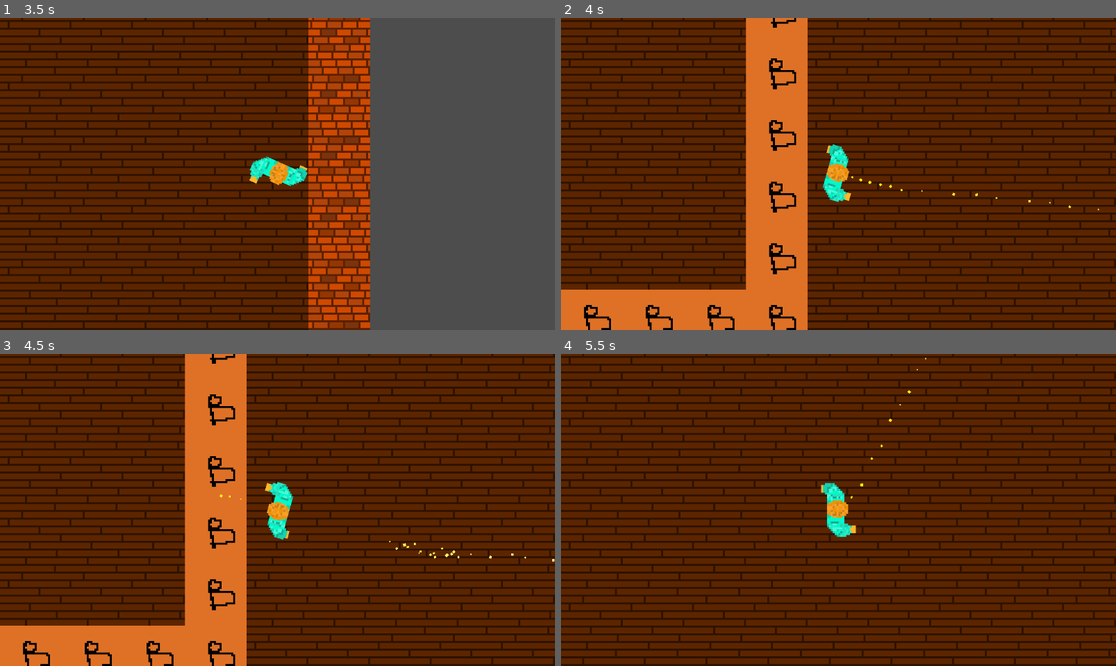
Above: before the commit, frames 1-4 (two rows, left to right).
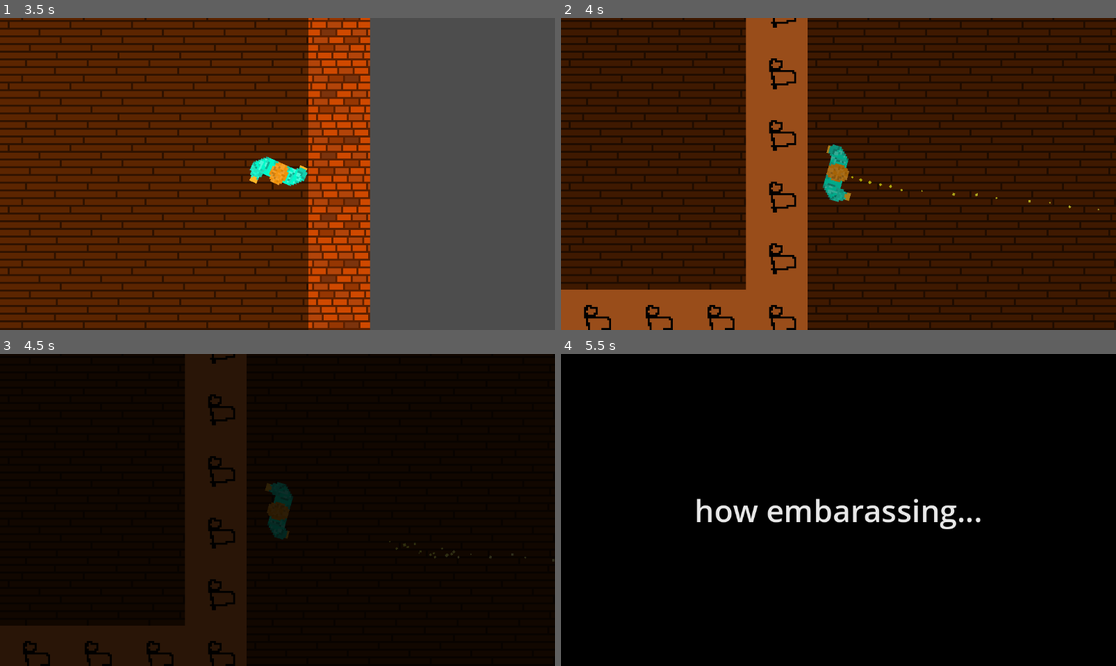
Above: after the commit, the same moments.

Repository: Jibby-Games/PizzaJam11
Game: Godot game, scene res://menu/intro.tscn
The game is run twice, just before and just after one commit, with the same random seed, the same clock (stepped at 60 frames per second) and the same inputs. The engine's default icon, where the game draws it, is replaced by a stand-in: a white triangle on a blue panel in a dark square.
Inputs (mouse positions are in pixels of both pictures, inside the frame that each line leads up to):
- Up to frame 1 (3.5 s): move the mouse to (399, 158) at 0.52 s; press the mouse at (399, 158) at 0.53 s; hold D (right) 0.53-1.28 s; move the mouse to (166, 189) at 1.27 s; release the mouse at (166, 189) at 1.28 s; hold S (down) 1.28-2.03 s; click (166, 189) at 1.35 s; move the mouse to (333, 105) at 2.02 s; press the mouse at (333, 105) at 2.03 s; hold D (right) 2.03-2.78 s; move the mouse to (249, 236) at 2.77 s; release the mouse at (249, 236) at 2.78 s; hold W (up) from 2.78 s (still down); click (249, 236) at 2.85 s
- Up to frame 2 (4 s): move the mouse to (1005, 220) at 3.52 s; release W (up) at 3.53 s; press the mouse at (1005, 220) at 3.53 s; hold A (left) from 3.53 s (still down)
- Up to frame 3 (4.5 s): keep holding A (left); move the mouse to (111, 463) at 4.27 s; release the mouse at (111, 463) at 4.28 s; click (111, 463) at 4.35 s
- Up to frame 4 (5.5 s): move the mouse to (866, 510) at 5.02 s; release A (left) at 5.03 s; press the mouse at (866, 510) at 5.03 s; hold S (down) from 5.03 s (still down)

Frame 1 is identical in both runs. In frame 2, 74% of the frame differs, in the area x 0-100%, y 0-100%; in frame 3, 99%; in frame 4, 100%.

Commit message:
feat: reduce missed piss to 10

Diff:
--- a/player/player.gd
+++ b/player/player.gd
@@ -8,7 +8,7 @@
 var max_piss_volume = 2000.0
 
 var current_missed_piss = 0.0
-var max_missed_piss = 50.0
+var max_missed_piss = 10.0
 
 # per second
 var pissing_delta = 10
